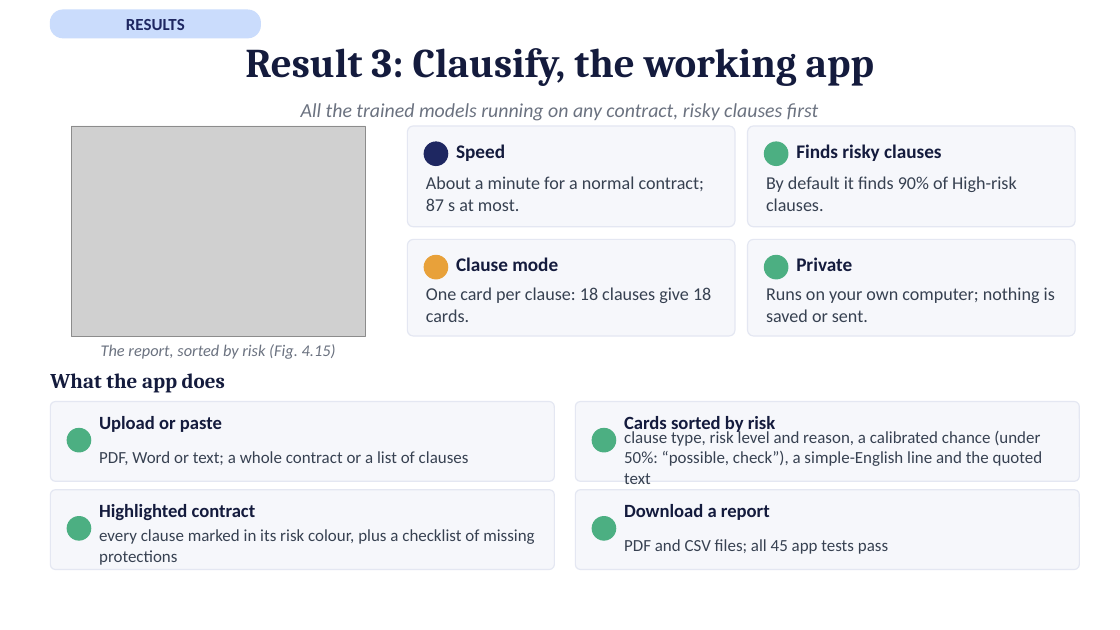
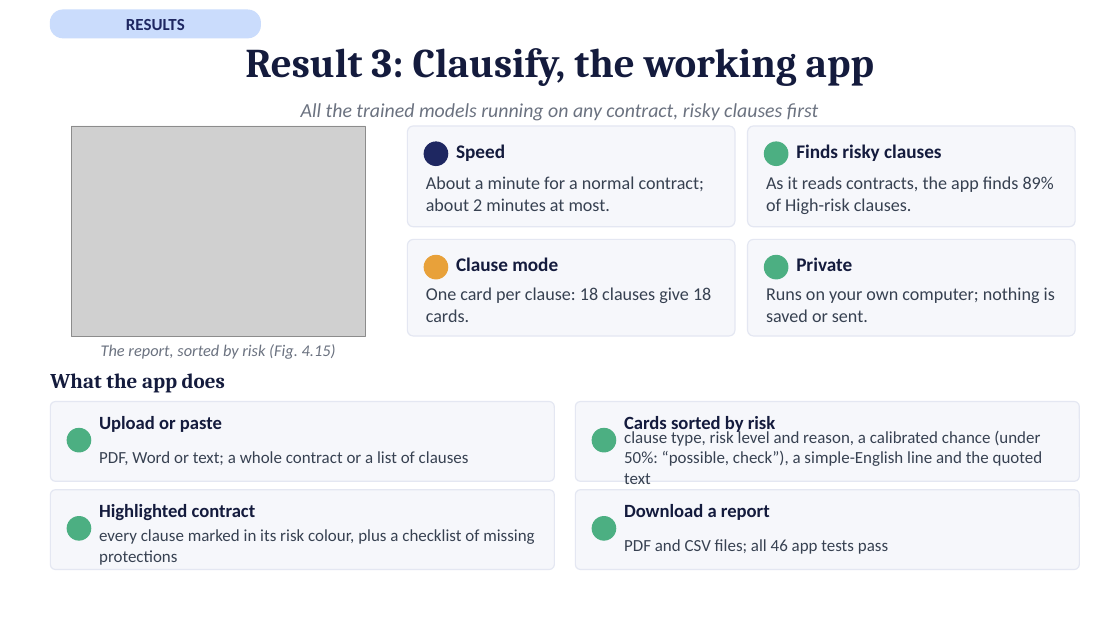
Before and after one commit to afnanmz168/clausify-p3, a slide deck: slide 14 of P25301051-p3-presentation-15-slides.pptx. Drawn at 1120x630 pixels with LibreOffice and Linux fonts; fonts in the diff are those of the drawing; grey boxes stand for pictures. Boxes give left, top, right and bottom in pixels: in the first picture for what was removed or moved away, otherwise in the second. Text is boxed around its words. In the diff, an @@ line names an element or a change of style, - is before the commit and + after.

```diff
--- a/P25301051-p3-presentation-15-slides.pptx
+++ b/P25301051-p3-presentation-15-slides.pptx
@@ text at (426, 176, 704, 211): text changed @@
-About a minute for a normal contract; 87 s at most.
+About a minute for a normal contract; about 2 minutes at most.
@@ text at (766, 176, 1054, 214): text changed @@
-By default it finds 90% of High-risk clauses.
+As it reads contracts, the app finds 89% of High-risk clauses.
@@ text at (624, 539, 888, 554): text changed @@
-PDF and CSV files; all 45 app tests pass
+PDF and CSV files; all 46 app tests pass
```
Also in this commit, not shown: 3 other slides changed, 49 other files.
